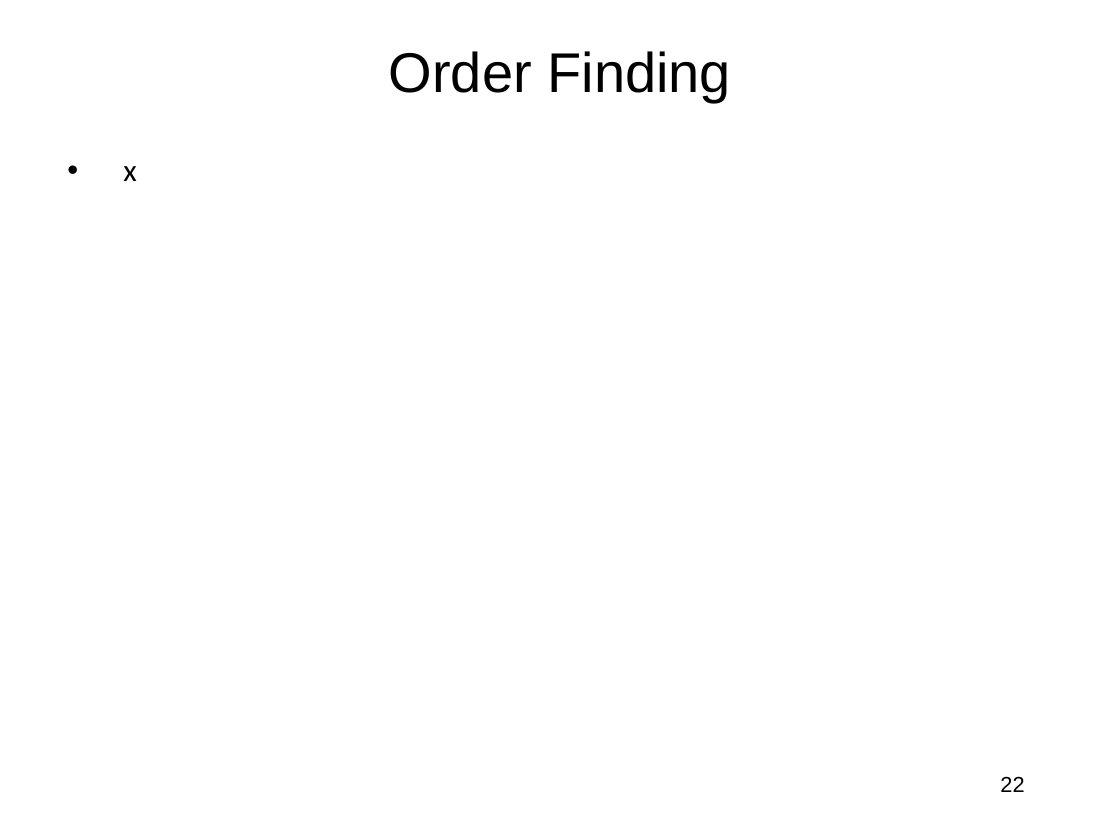
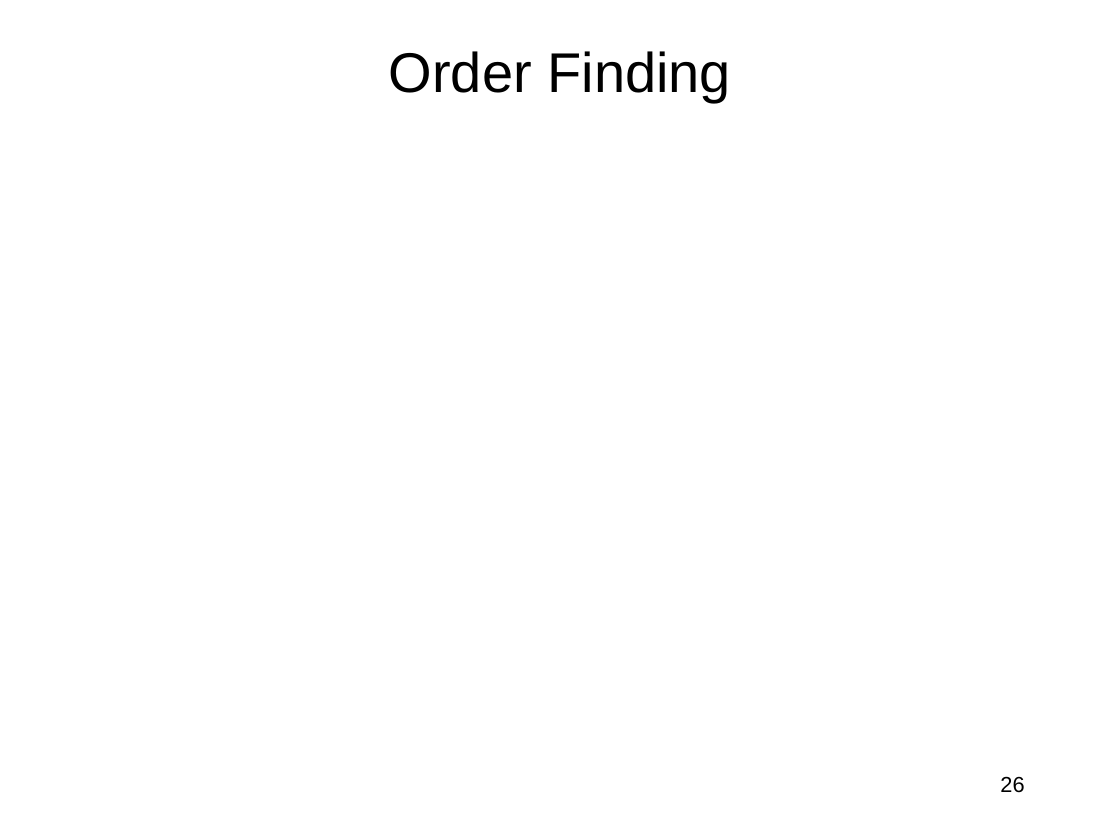
Before and after one commit to jlmucb/class_notes, a slide deck: slide 26 of BerkeleyClass/CS290Spring2013/Lectures/QC.pptx (slide 22 before the commit). Drawn at 1120x840 pixels with LibreOffice and Linux fonts; fonts in the diff are those of the drawing; grey boxes stand for pictures. Boxes give left, top, right and bottom in pixels: in the first picture for what was removed or moved away, otherwise in the second. Text is boxed around its words. In the diff, an @@ line names an element or a change of style, - is before the commit and + after.

```diff
--- a/BerkeleyClass/CS290Spring2013/Lectures/QC.pptx
+++ b/BerkeleyClass/CS290Spring2013/Lectures/QC.pptx
@@ text removed at [123,166,136,181] @@
-• x
@@ page number at [1000,776,1024,793]: text changed @@
-22
+26
```
Also in this commit, not shown: 10 other slides changed, 5 slides added, 1 slide removed.
